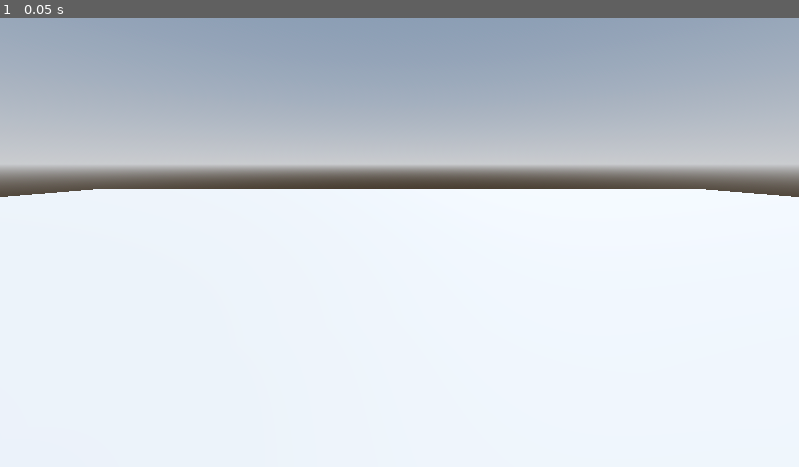
Above: before the commit, frame 1.
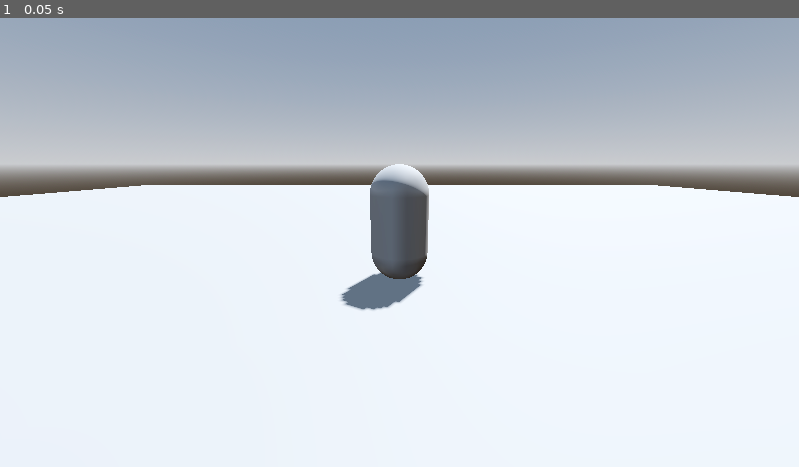
Above: after the commit, the same moment.

Repository: Zokerus/3DRPG_Tutorial
Game: Godot game, scene res://Level/level.tscn
Two runs of this game, one before a commit and one after it. Both use one fixed random seed, a clock stepped at 60 frames per second and the inputs below.
Inputs:
- Up to frame 1 (0.05 s): no input

The runs differ from the first frame. In frame 1, 2.8% of the frame differs, in the area x 4-96%, y 32-66%.

Commit message:
create player scene

Diff:
--- a/Level/level.tscn
+++ b/Level/level.tscn
@@ -1,4 +1,6 @@
-[gd_scene load_steps=4 format=3 uid="uid://dsywfqppt280r"]
+[gd_scene load_steps=5 format=3 uid="uid://dsywfqppt280r"]
+
+[ext_resource type="PackedScene" uid="uid://btj7gjilfaw7w" path="res://Player/player.tscn" id="1_o6mkr"]
 
 [sub_resource type="ProceduralSkyMaterial" id="ProceduralSkyMaterial_yfk6w"]
 sky_horizon_color = Color(0.662243, 0.671743, 0.686743, 1)
@@ -22,10 +24,8 @@
 transform = Transform3D(-0.866025, -0.433013, 0.25, 0, 0.5, 0.866025, -0.5, 0.75, -0.433013, 0, 0, 0)
 shadow_enabled = true
 
-[node name="Camera3D" type="Camera3D" parent="."]
-transform = Transform3D(1, 0, 0, 0, 0.965926, 0.258819, 0, -0.258819, 0.965926, 0, 2, 0)
-current = true
-
 [node name="CSGBox3D" type="CSGBox3D" parent="."]
 transform = Transform3D(1, 0, 0, 0, 1, 0, 0, 0, 1, 0, -0.5, 0)
 size = Vector3(50, 1, 50)
+
+[node name="Player" parent="." instance=ExtResource("1_o6mkr")]
--- /dev/null
+++ b/Player/player.tscn
@@ -0,0 +1,19 @@
+[gd_scene load_steps=3 format=3 uid="uid://btj7gjilfaw7w"]
+
+[sub_resource type="CapsuleShape3D" id="CapsuleShape3D_hvfyp"]
+
+[sub_resource type="CapsuleMesh" id="CapsuleMesh_l8h54"]
+
+[node name="Player" type="CharacterBody3D"]
+
+[node name="CollisionShape3D" type="CollisionShape3D" parent="."]
+transform = Transform3D(1, 0, 0, 0, 1, 0, 0, 0, 1, 0, 1, 0)
+shape = SubResource("CapsuleShape3D_hvfyp")
+
+[node name="Body" type="MeshInstance3D" parent="."]
+transform = Transform3D(1, 0, 0, 0, 1, 0, 0, 0, 1, 0, 1, 0)
+mesh = SubResource("CapsuleMesh_l8h54")
+skeleton = NodePath("../CollisionShape3D")
+
+[node name="Camera3D" type="Camera3D" parent="."]
+transform = Transform3D(1, 0, 0, 0, 0.965926, 0.258819, 0, -0.258819, 0.965926, 0, 2, 5)
--- a/project.godot
+++ b/project.godot
@@ -18,5 +18,29 @@
 [file_customization]
 
 folder_colors={
-"res://Level/": "blue"
+"res://Level/": "blue",
+"res://Player/": "red"
 }
+
+[input]
+
+move_forward={
+"deadzone": 0.2,
+"events": [Object(InputEventKey,"resource_local_to_scene":false,"resource_name":"","device":-1,"window_id":0,"alt_pressed":false,"shift_pressed":false,"ctrl_pressed":false,"meta_pressed":false,"pressed":false,"keycode":0,"physical_keycode":87,"key_label":0,"unicode":119,"location":0,"echo":false,"script":null)
+]
+}
+move_backward={
+"deadzone": 0.2,
+"events": [Object(InputEventKey,"resource_local_to_scene":false,"resource_name":"","device":-1,"window_id":0,"alt_pressed":false,"shift_pressed":false,"ctrl_pressed":false,"meta_pressed":false,"pressed":false,"keycode":0,"physical_keycode":83,"key_label":0,"unicode":115,"location":0,"echo":false,"script":null)
+]
+}
+move_left={
+"deadzone": 0.2,
+"events": [Object(InputEventKey,"resource_local_to_scene":false,"resource_name":"","device":-1,"window_id":0,"alt_pressed":false,"shift_pressed":false,"ctrl_pressed":false,"meta_pressed":false,"pressed":false,"keycode":0,"physical_keycode":65,"key_label":0,"unicode":97,"location":0,"echo":false,"script":null)
+]
+}
+move_right={
+"deadzone": 0.2,
+"events": [Object(InputEventKey,"resource_local_to_scene":false,"resource_name":"","device":-1,"window_id":0,"alt_pressed":false,"shift_pressed":false,"ctrl_pressed":false,"meta_pressed":false,"pressed":false,"keycode":0,"physical_keycode":68,"key_label":0,"unicode":100,"location":0,"echo":false,"script":null)
+]
+}
